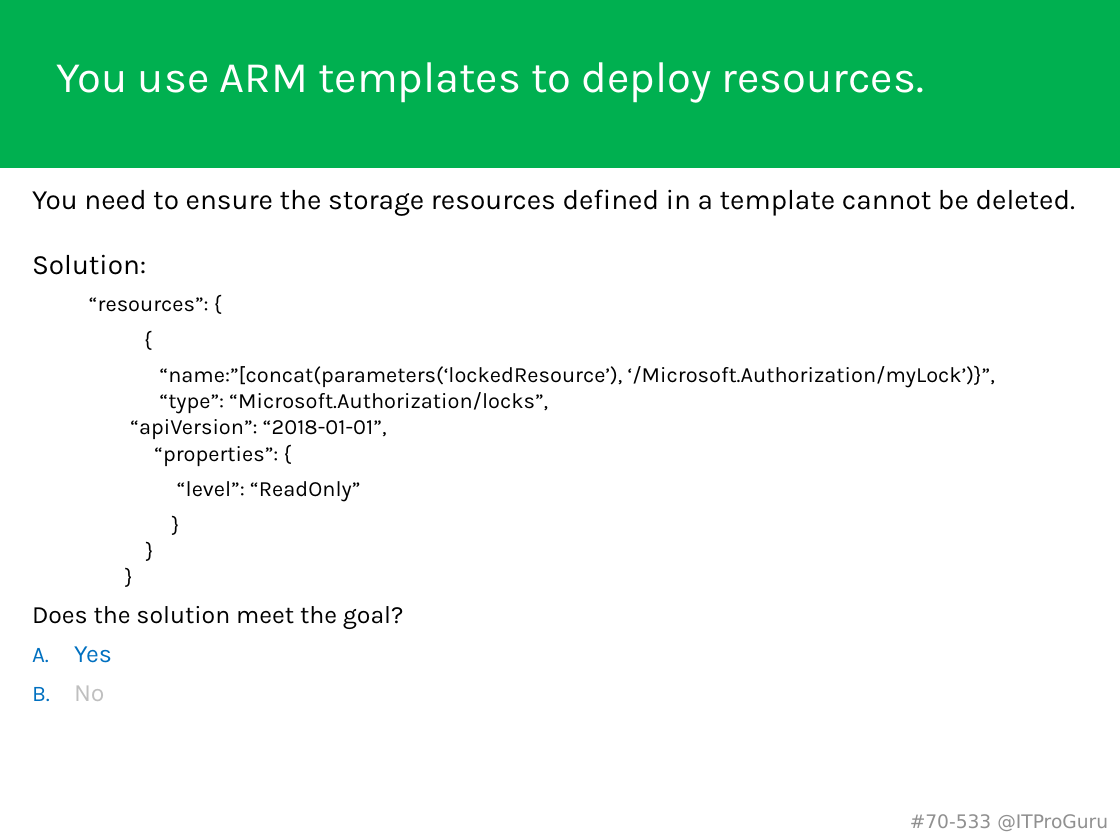
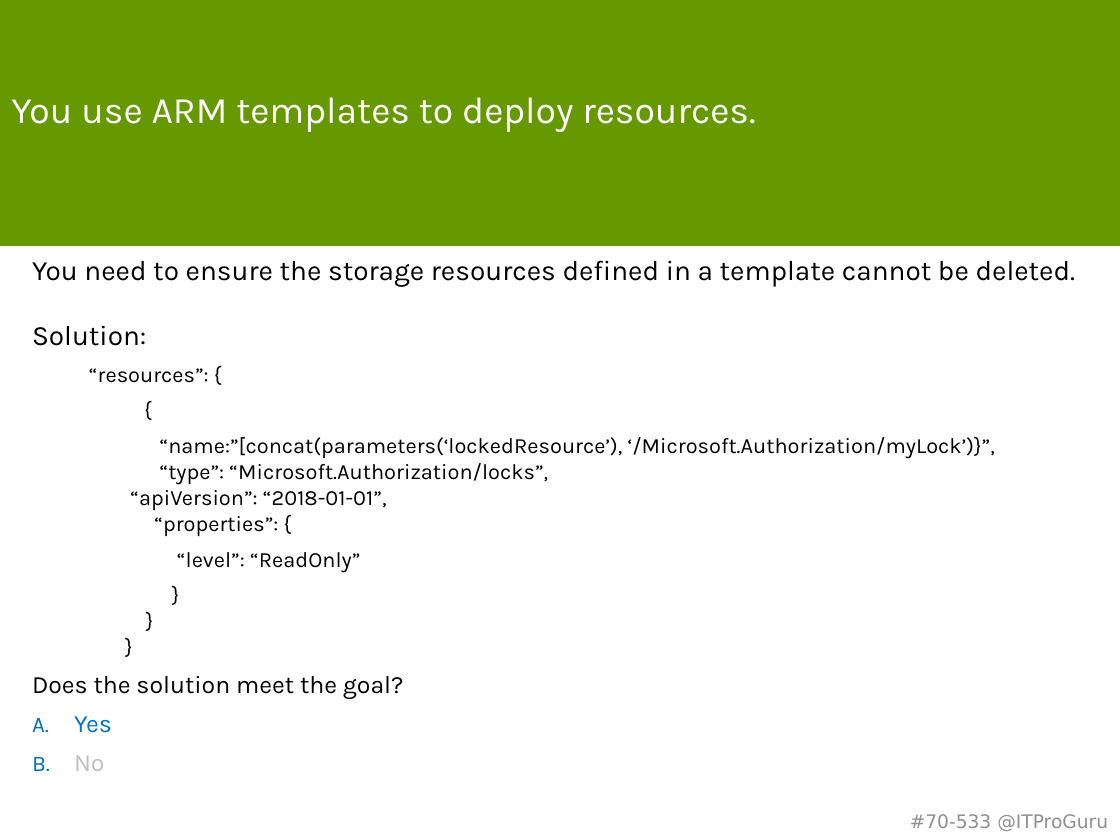
Before and after one commit to guruskill/70-533, a slide deck: slide 41 of 70-533-05-ARMTemplates.pptx. Drawn at 1120x840 pixels with LibreOffice and Linux fonts; fonts in the diff are those of the drawing. Boxes give left, top, right and bottom in pixels: in the first picture for what was removed or moved away, otherwise in the second. Text is boxed around its words. In the diff, an @@ line names an element or a change of style, - is before the commit and + after.

Commit message:
ARM Template Updates

```diff
--- a/70-533-05-ARMTemplates.pptx
+++ b/70-533-05-ARMTemplates.pptx
@@ rectangle resized from (x1=0, y1=0, x2=1120, y2=168) to (x1=0, y1=0, x2=1120, y2=246) @@
@@ rectangle at (x1=0, y1=0, x2=1120, y2=246): fill #00B050 to #669900 @@
@@ title "You use ARM templates to ..." moved from (x1=56, y1=62, x2=924, y2=103) to (x1=11, y1=97, x2=755, y2=132) @@
@@ title "You use ARM templates to ..." at (x1=11, y1=97, x2=755, y2=132): size 28 to 24 pt @@
@@ text "You need to ensure the ..." moved from (x1=32, y1=189, x2=1076, y2=701) to (x1=32, y1=260, x2=1076, y2=771) @@
```
Also in this commit, not shown: 10 other slides changed, 1 other file.
